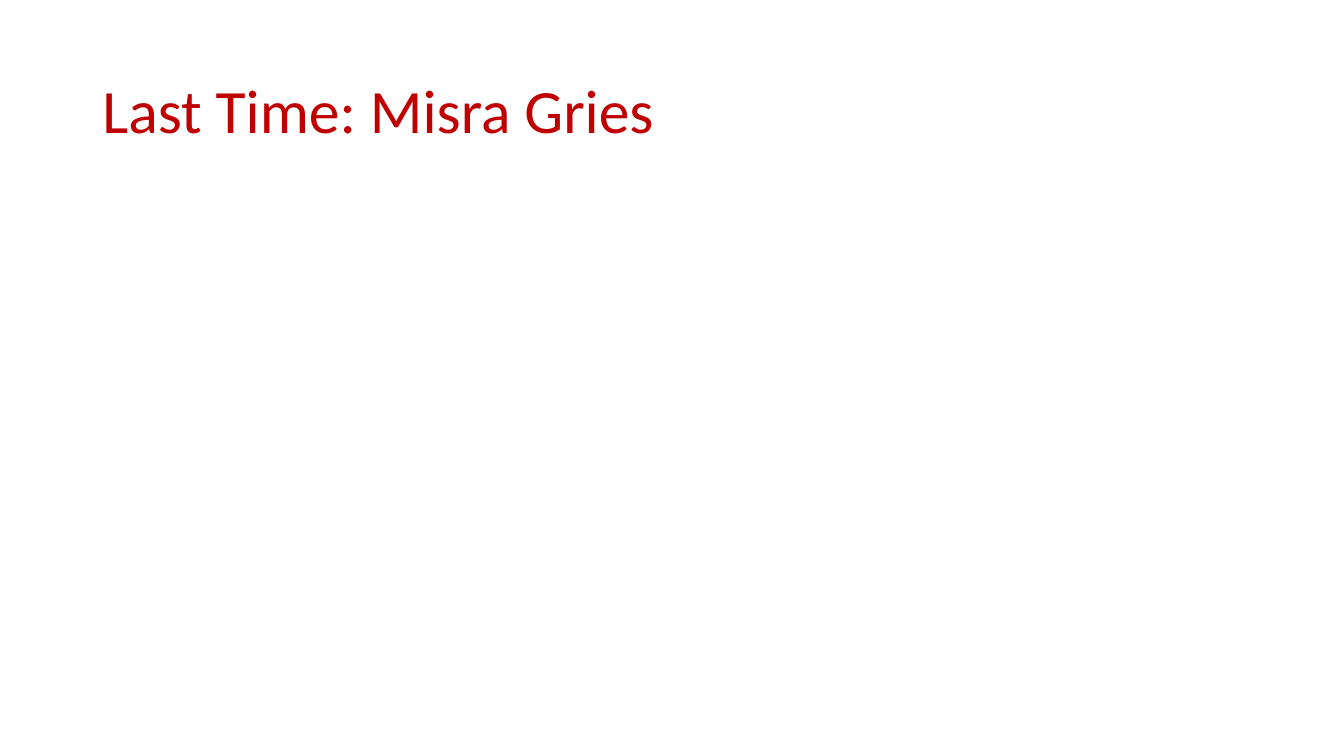
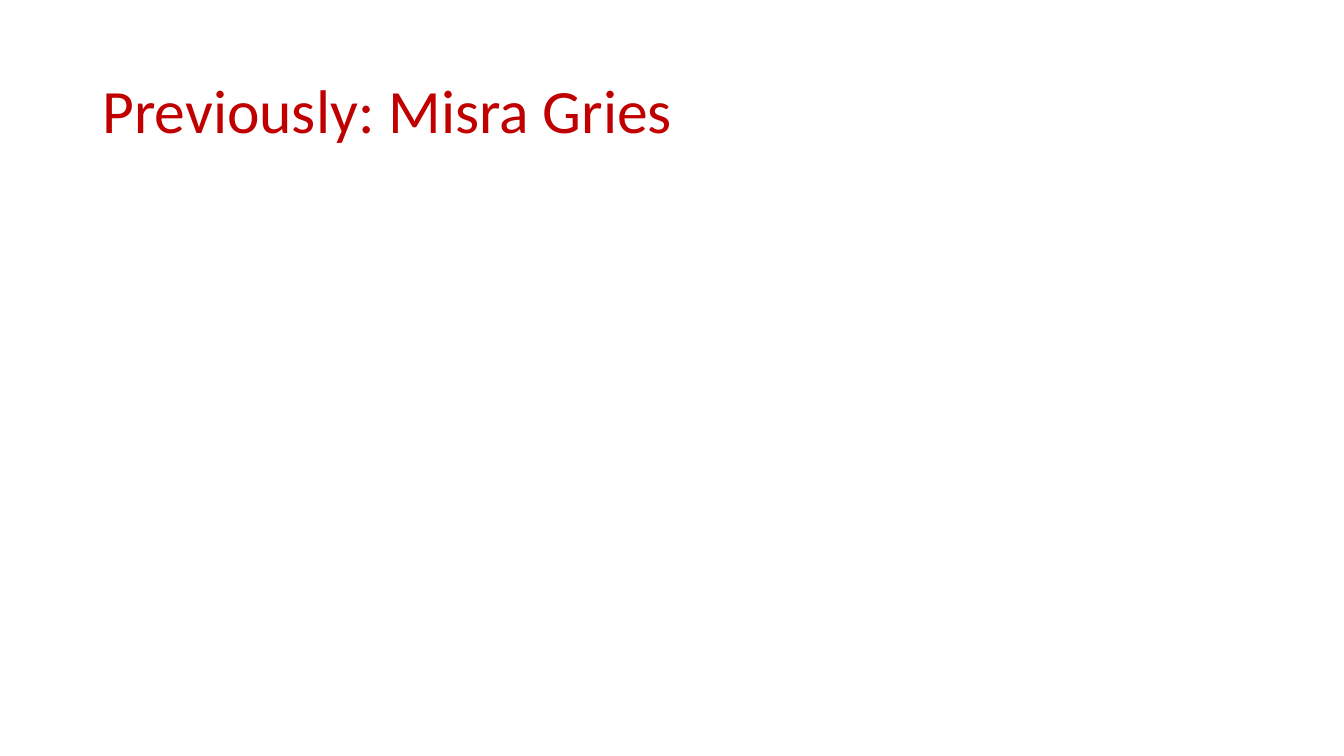
Before and after one commit to samsonzhou/samsonzhou.github.io, a slide deck: slide 2 of CSCE689-23/G1.pptx. Drawn at 1344x756 pixels with LibreOffice and Linux fonts; fonts in the diff are those of the drawing; grey boxes stand for pictures. Boxes give left, top, right and bottom in pixels: in the first picture for what was removed or moved away, otherwise in the second. Text is boxed around its words. In the diff, an @@ line names an element or a change of style, - is before the commit and + after.

```diff
--- a/CSCE689-23/G1.pptx
+++ b/CSCE689-23/G1.pptx
@@ title at (102,90,672,143): text changed @@
-Last Time: Misra Gries
+Previously: Misra Gries
```
